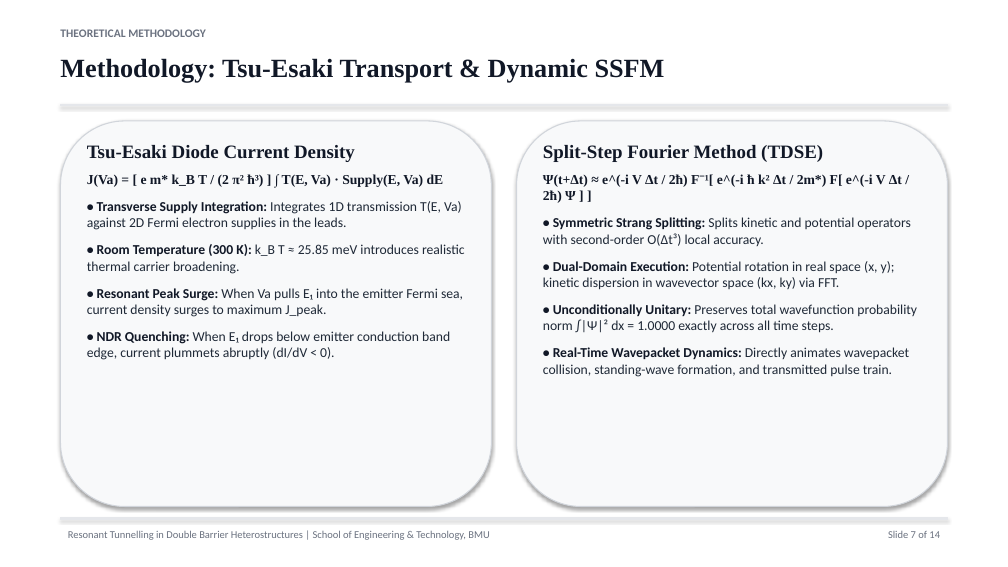
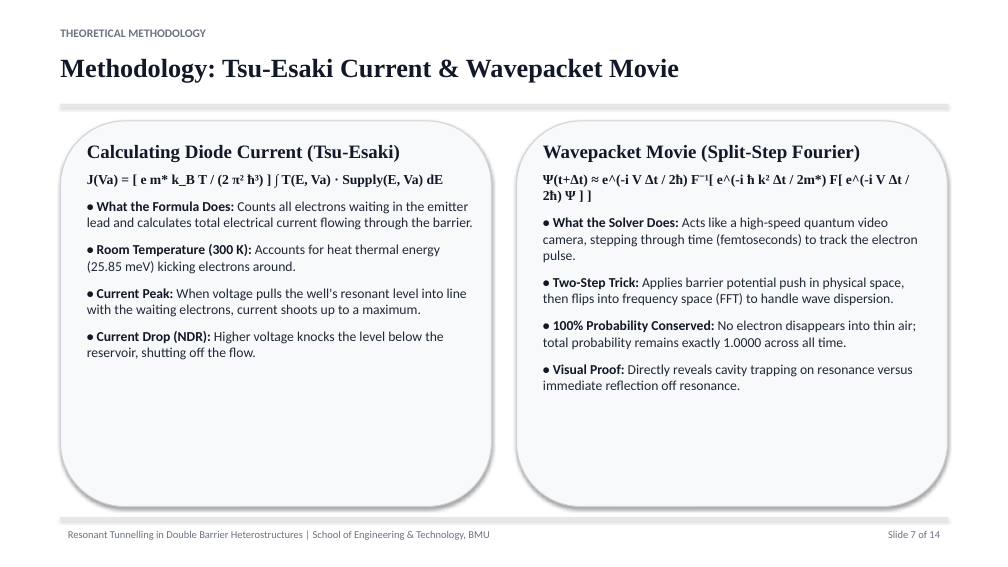
Before and after one commit to Anantgoel2005/double-barrier-simulation, a slide deck: slide 7 of Resonant_Tunnelling_Presentation.pptx. Drawn at 1008x567 pixels with LibreOffice and Linux fonts; fonts in the diff are those of the drawing. Boxes give left, top, right and bottom in pixels: in the first picture for what was removed or moved away, otherwise in the second. Text is boxed around its words. In the diff, an @@ line names an element or a change of style, - is before the commit and + after.

```diff
--- a/Resonant_Tunnelling_Presentation.pptx
+++ b/Resonant_Tunnelling_Presentation.pptx
@@ text at [60,58,679,83]: text changed @@
-Methodology: Tsu-Esaki Transport & Dynamic SSFM
+Methodology: Tsu-Esaki Current & Wavepacket Movie
@@ text at [87,145,400,162]: text changed @@
-Tsu-Esaki Diode Current Density
+Calculating Diode Current (Tsu-Esaki)
@@ text at [543,145,860,162]: text changed @@
-Split-Step Fourier Method (TDSE)
+Wavepacket Movie (Split-Step Fourier)
@@ text at [87,201,473,360]: text changed @@
-• Transverse Supply Integration: Integrates 1D transmission T(E, Va) against 2D Fermi electron supplies in the leads.
-• Room Temperature (300 K): k_B T ≈ 25.85 meV introduces realistic thermal carrier broadening.
-• Resonant Peak Surge: When Va pulls E₁ into the emitter Fermi sea, current density surges to maximum J_peak.
-• NDR Quenching: When E₁ drops below emitter conduction band edge, current plummets abruptly (dI/dV < 0).
+• What the Formula Does: Counts all electrons waiting in the emitter lead and calculates total electrical current flowing through the barrier.
+• Room Temperature (300 K): Accounts for heat thermal energy (25.85 meV) kicking electrons around.
+• Current Peak: When voltage pulls the well's resonant level into line with the waiting electrons, current shoots up to a maximum.
+• Current Drop (NDR): Higher voltage knocks the level below the reservoir, shutting off the flow.
@@ text at [543,217,918,390]: text changed @@
-• Symmetric Strang Splitting: Splits kinetic and potential operators with second-order O(Δt³) local accuracy.
-• Dual-Domain Execution: Potential rotation in real space (x, y); kinetic dispersion in wavevector space (kx, ky) via FFT.
-• Unconditionally Unitary: Preserves total wavefunction probability norm ∫|Ψ|² dx = 1.0000 exactly across all time steps.
-• Real-Time Wavepacket Dynamics: Directly animates wavepacket collision, standing-wave formation, and transmitted pulse train.
+• What the Solver Does: Acts like a high-speed quantum video camera, stepping through time (femtoseconds) to track the electron pulse.
+• Two-Step Trick: Applies barrier potential push in physical space, then flips into frequency space (FFT) to handle wave dispersion.
+• 100% Probability Conserved: No electron disappears into thin air; total probability remains exactly 1.0000 across all time.
+• Visual Proof: Directly reveals cavity trapping on resonance versus immediate reflection off resonance.
```
Also in this commit, not shown: 12 other slides changed, 5 other files.
